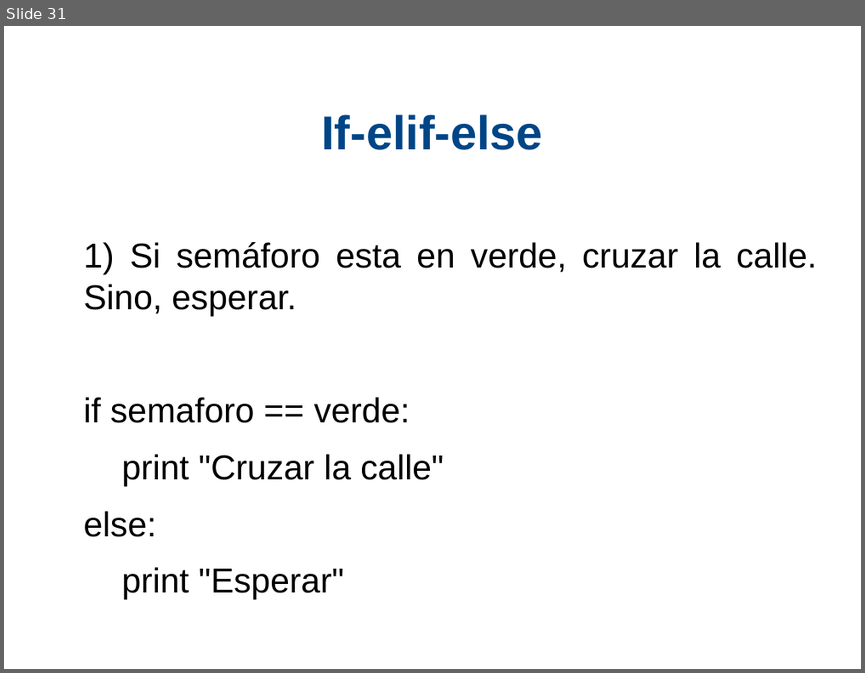
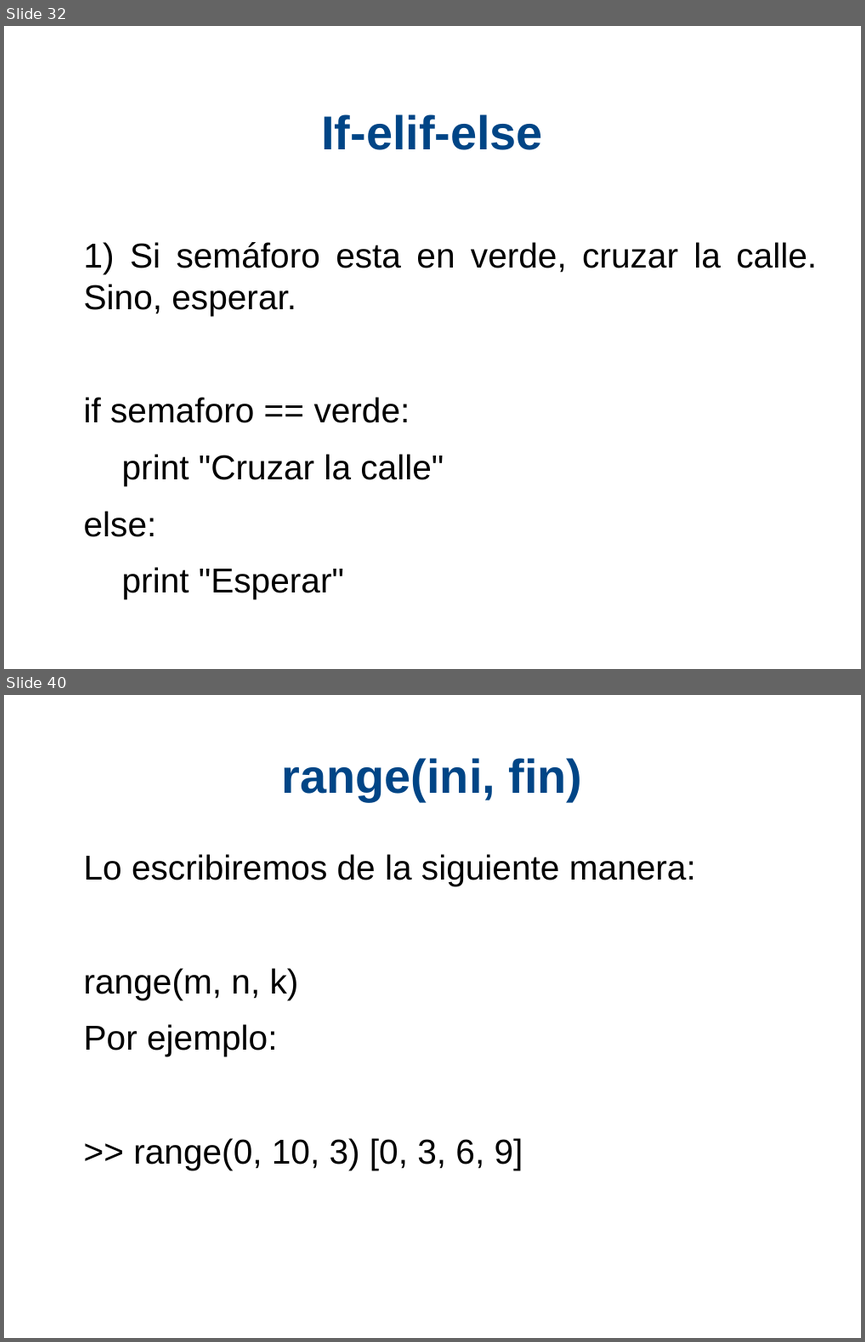
Before and after one commit to xDavidPM/Taller-Python, a slide deck: Python diapositiva.odp. Shown one above the other, each under a label of ours: slide 31 before the commit, slides 32 and 40 after it; the slides between them are not shown. The pictures are 865x673 and 865x1342 pixels, drawn with LibreOffice and Linux fonts; fonts in the diff are those of the drawing; background and template pictures are left out. Boxes give left, top, right and bottom in pixels: in the first picture for what was removed or moved away, otherwise in the second. Text is boxed around its words. In the diff, an @@ line names an element or a change of style, - is before the commit and + after.

```diff
--- a/Python diapositiva.odp
+++ b/Python diapositiva.odp
@@ slide 40 added at [4,695,861,1338], background #FFFFFF @@
@@ title added at [282,758,582,801], 44 pt, text #004586, bold @@
+range(ini, fin)
@@ text added at [84,854,696,1170], 32 pt, text #000000 @@
+Lo escribiremos de la siguiente manera:
+range(m, n, k)
+Por ejemplo:
+>> range(0, 10, 3) [0, 3, 6, 9]
@@ what was slide 31 is now slide 32 @@
```
Also in this commit, not shown: 3 slides changed, 10 other slides added, 3 other files.
